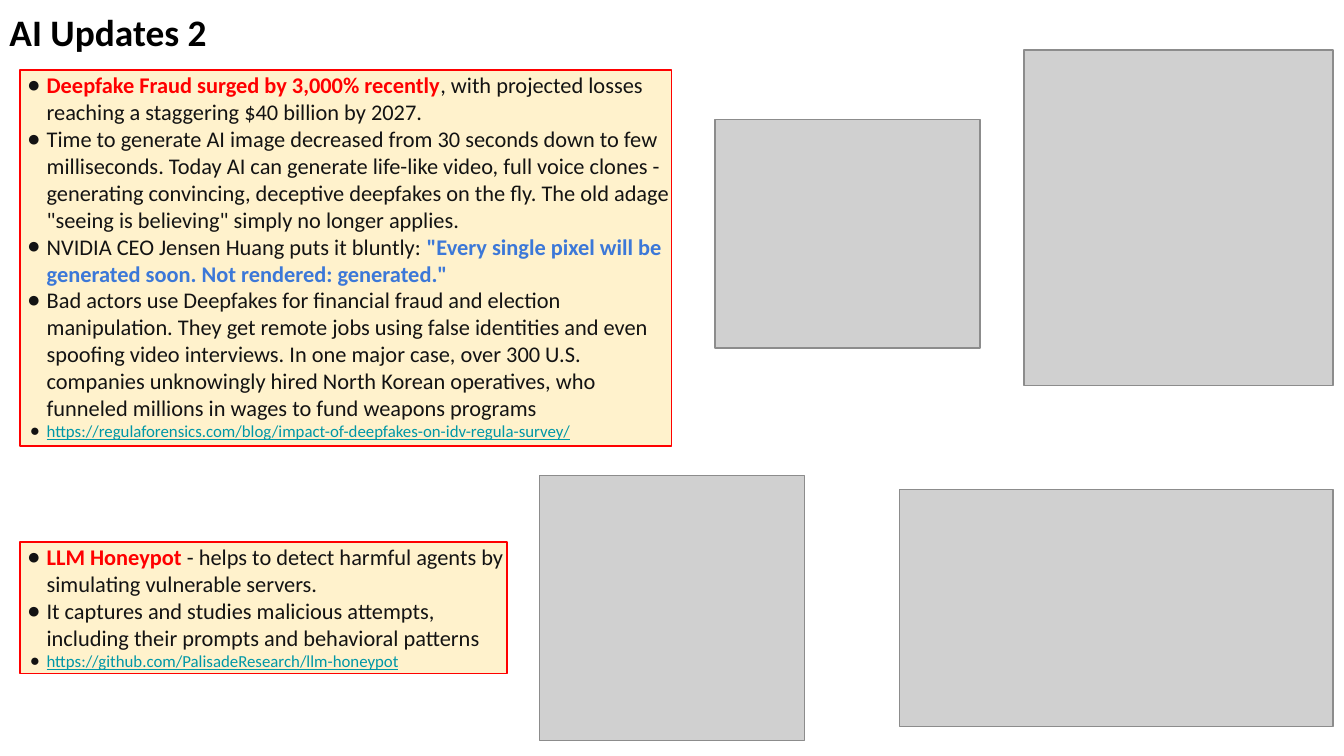
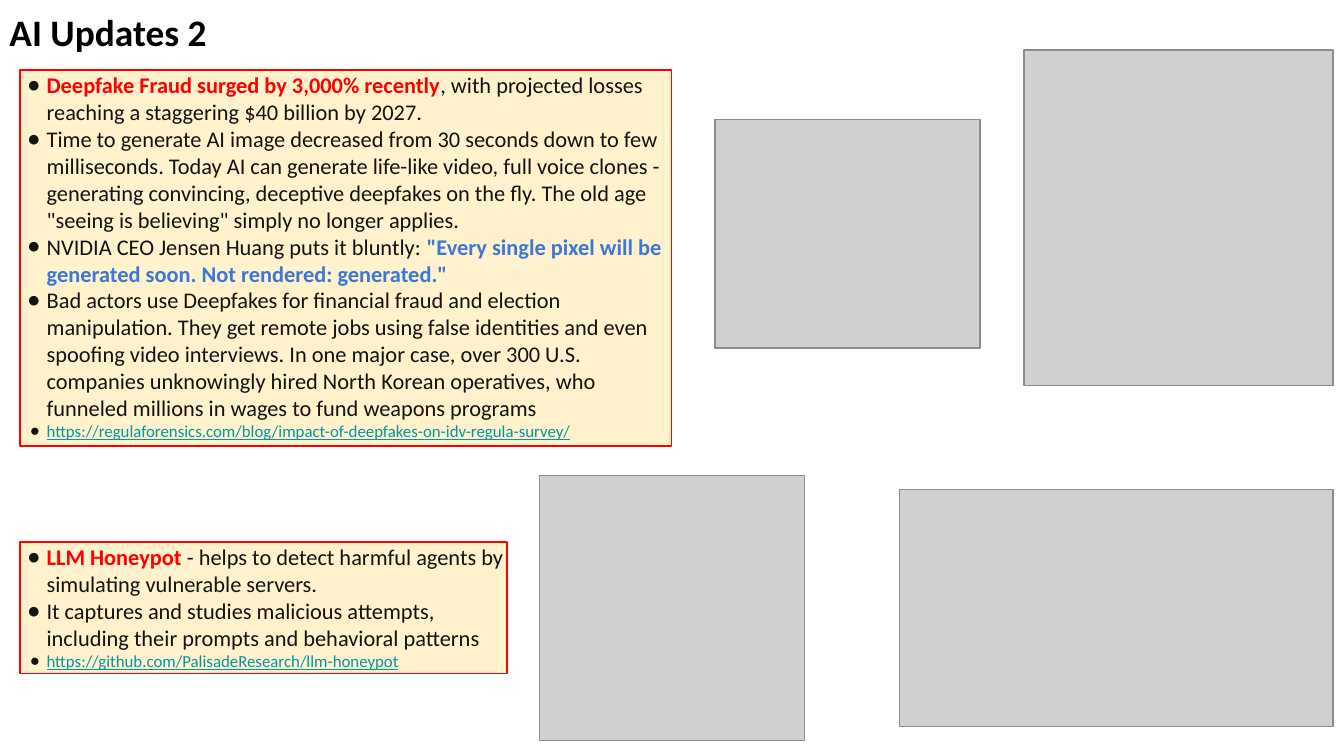
Before and after one commit to lselector/seminar, a slide deck: slide 9 of 2025/2025-04-11-AI-Updates.pptx. Drawn at 1344x756 pixels with LibreOffice and Linux fonts; fonts in the diff are those of the drawing; grey boxes stand for pictures. Boxes give left, top, right and bottom in pixels: in the first picture for what was removed or moved away, otherwise in the second. Text is boxed around its words. In the diff, an @@ line names an element or a change of style, - is before the commit and + after.

```diff
--- a/2025/2025-04-11-AI-Updates.pptx
+++ b/2025/2025-04-11-AI-Updates.pptx
@@ text in rectangle at (x1=47, y1=131, x2=657, y2=232): text changed @@
-● Time to generate AI image decreased from 30 seconds down to few milliseconds. Today AI can generate life-like video, full voice clones - generating convincing, deceptive deepfakes on the fly. The old adage "seeing is believing" simply no longer applies.
+● Time to generate AI image decreased from 30 seconds down to few milliseconds. Today AI can generate life-like video, full voice clones - generating convincing, deceptive deepfakes on the fly. The old age "seeing is believing" simply no longer applies.
```
Also in this commit, not shown: 7 other slides changed.
